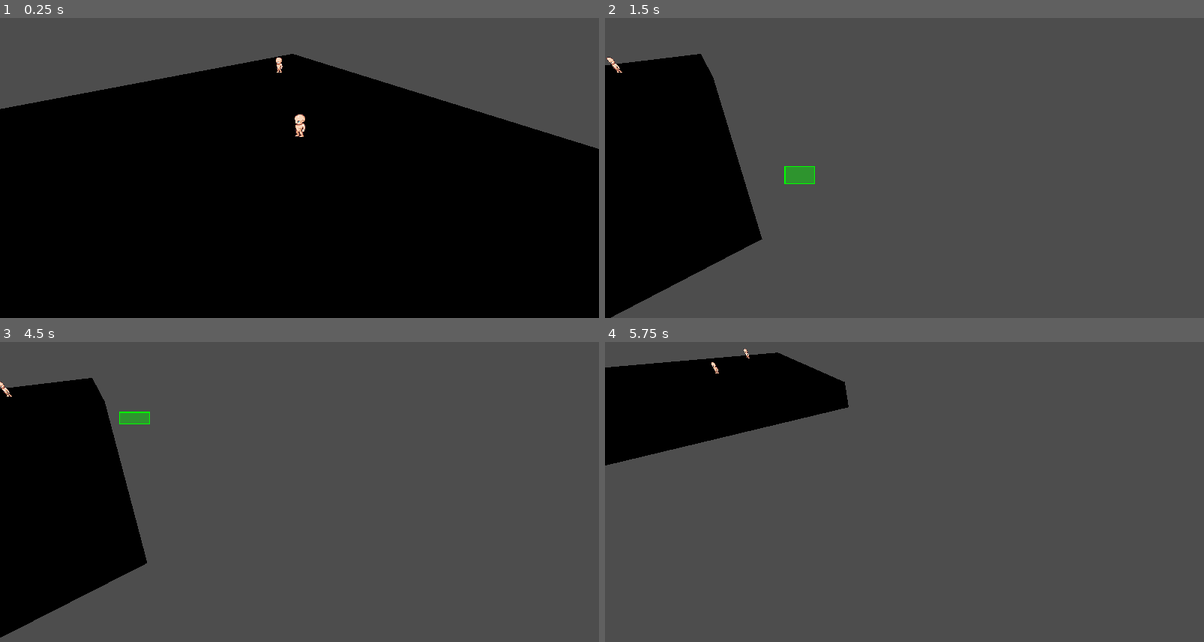
Above: before the commit, frames 1-4 (two rows, left to right).
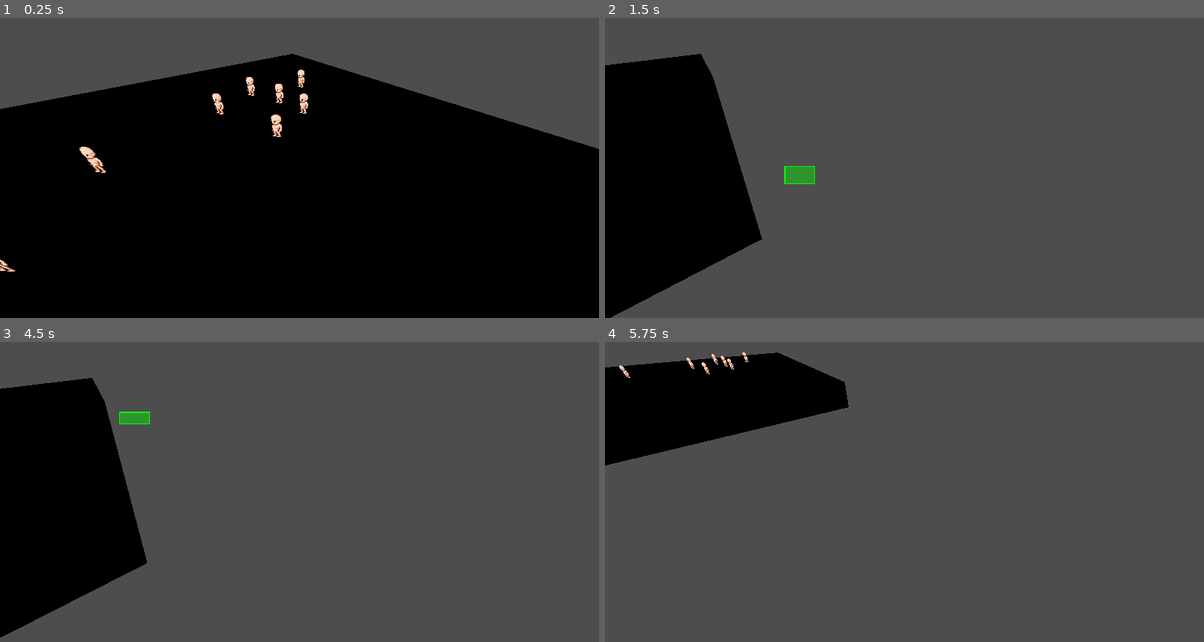
Above: after the commit, the same moments.

Repository: bragasap/gproject
Game: Godot game, scene res://test.tscn
Two runs of this game, one before a commit and one after it. Both use one fixed random seed, a clock stepped at 60 frames per second and the inputs below.
Inputs (mouse positions are in pixels of both pictures, inside the frame that each line leads up to):
- Up to frame 1 (0.25 s): no input
- Up to frame 2 (1.5 s): move the mouse to (1036, 132) at 0.52 s; hold Right (ui_right) 0.53-1.25 s; click (1036, 132) at 0.67 s; drag from (784, 168) to (874, 216) at 1.27 s
- Up to frame 3 (4.5 s): move the mouse to (359, 399) at 2.02 s; hold Right (ui_right) 2.03-2.75 s; click (359, 399) at 2.17 s; drag from (269, 540) to (119, 423) at 2.77 s; move the mouse to (479, 525) at 3.52 s; hold Left (ui_left) 3.53-4.25 s; click (479, 525) at 3.67 s; drag from (119, 423) to (209, 390) at 4.27 s
- Up to frame 4 (5.75 s): move the mouse to (934, 474) at 5.02 s; hold Down (ui_down) from 5.03 s (still down); click (934, 474) at 5.17 s

The runs differ from the first frame. In frame 1, 0.9% of the frame differs, in the area x 0-52%, y 12-85%; in frame 2, less than 0.1%; in frame 3, less than 0.1%; in frame 4, 0.2%.

Commit message:
cleaned up old code

Diff:
--- /dev/null
+++ b/basescripts/camera_3d.gd
@@ -0,0 +1,50 @@
+extends Camera3D
+#this was all vibe coded
+@export var speed: float = 12.0            # max movement speed (units/sec)
+@export var accel: float = 8.0             # acceleration for smoothing
+@export var decel: float = 10.0            # deceleration when no input
+@export var clamp_to_bounds: bool = false  # enable/disable bounds
+@export var min_bounds: Vector3 = Vector3(-100, -100, -100)
+@export var max_bounds: Vector3 = Vector3(100, 100, 100)
+
+var velocity: Vector3 = Vector3.ZERO
+
+func _physics_process(delta: float) -> void:
+	# Build input direction in camera-local XZ plane
+	var input_dir := Vector3.ZERO
+	if Input.is_action_pressed("ui_down"):
+		input_dir.z -= 1
+	if Input.is_action_pressed("ui_up"):
+		input_dir.z += 1
+	if Input.is_action_pressed("ui_left"):
+		input_dir.x -= 1
+	if Input.is_action_pressed("ui_right"):
+		input_dir.x += 1
+
+	if input_dir != Vector3.ZERO:
+		input_dir = input_dir.normalized()
+		# Convert camera-local input to world XZ plane movement
+		var right = transform.basis.x
+		var forward = -transform.basis.z
+		# zero out Y so camera moves only along XZ
+		right.y = 0
+		forward.y = 0
+		right = right.normalized()
+		forward = forward.normalized()
+		var desired = (right * input_dir.x + forward * input_dir.z).normalized() * speed
+		# smooth velocity toward desired
+		velocity = velocity.lerp(desired, clamp(accel * delta, 0.0, 1.0))
+	else:
+		# decelerate to stop
+		velocity = velocity.lerp(Vector3.ZERO, clamp(decel * delta, 0.0, 1.0))
+
+	# apply movement
+	global_translate(velocity * delta)
+
+	# optionally clamp position to world bounds
+	if clamp_to_bounds:
+		var p = global_transform.origin
+		p.x = clamp(p.x, min_bounds.x, max_bounds.x)
+		p.y = clamp(p.y, min_bounds.y, max_bounds.y)
+		p.z = clamp(p.z, min_bounds.z, max_bounds.z)
+		global_transform.origin = p
--- a/basescripts/combat.gd
+++ b/basescripts/combat.gd
@@ -19,12 +19,14 @@
 #something may still be broken here
 func attack(body:Node3D):
 	closest = get_closest()
-	body.hit(get_parent().damage,get_parent().apValue)
-	if (body.health<=0):
-		body.queue_free()
-		attacking = false
-		return
-	await get_tree().create_timer(get_parent().attackRate).timeout
+	#idk if I need to do this but uh better safe then sorry
+	if(is_instance_valid(body)):
+		body.hit(get_parent().damage,get_parent().apValue)
+		if (body.health<=0):
+			body.queue_free()
+			attacking = false
+			return
+		await get_tree().create_timer(get_parent().attackRate).timeout
 	if(body!=null):
 		attack(closest)
 	else:
--- /dev/null
+++ b/basescripts/control.gd
@@ -0,0 +1,57 @@
+extends Control
+@onready var drag_start:Vector2
+@onready var select_box: Rect2
+@onready var selecting: bool = false
+@export var faction: int = 1
+@onready var viewCamera: Camera3D = $"../Camera3D"
+const RAY_LENGTH = 1000.0
+func _input(event: InputEvent) -> void:
+	if event is InputEventMouseButton and event.button_index == MOUSE_BUTTON_RIGHT:
+		if(event.is_pressed()):
+			return
+		var from = viewCamera.project_ray_origin(event.position)
+		var to = from + viewCamera.project_ray_normal(event.position) * RAY_LENGTH
+		var space_state := viewCamera.get_world_3d().direct_space_state
+		var query := PhysicsRayQueryParameters3D.create(from, to)
+		var result := space_state.intersect_ray(query)
+				#elif(unitSelect!=null):
+		print(result["position"])
+		#work here to update per unit behavior
+		formation(get_tree().get_nodes_in_group("selected-units"),result["position"])
+	#so this works but currently cannot just click on a single unit
+	if event is InputEventMouseButton and event.button_index == MOUSE_BUTTON_LEFT:
+		if(event.is_pressed()):
+			selecting=true
+			drag_start = event.position
+		else:
+
+			selecting = false
+			queue_redraw()
+	elif selecting and event is InputEventMouseMotion:
+		var x_min = min(drag_start.x,event.position.x)
+		var y_min = min(drag_start.y,event.position.y)
+		select_box = Rect2(x_min,y_min,max(drag_start.x,event.position.x)-x_min,max(drag_start.y,event.position.y)-y_min)
+		selectUnits()
+		queue_redraw()
+	else:
+		pass
+func _draw()->void:
+	if not selecting: return
+	draw_rect(select_box, Color('#00ff0066'))
+	draw_rect(select_box, Color('00ff00'),false,2.0)
+##FIXME IM BROKE https://www.youtube.com/watch?v=NxW9t-YgJkM
+##I dont think I need to fix this anymore will figure it out later
+func selectUnits():
+	for unit in get_tree().get_nodes_in_group("team_1"):
+		if(unit.is_in_selection_box(select_box)):
+			unit.select()
+		else:
+			unit.deSelect()
+
+func formation(units:Array[Node],target:Vector3):
+		#var x = 0
+		#var y = 0
+		#var spacing =1
+		for unit in units:
+			unit.newWaypoint(target)
+		#x+=spacing
--- a/basescripts/movement.gd
+++ b/basescripts/movement.gd
@@ -7,20 +7,16 @@
 @export var movement_speed: float = 1.0
 @onready var navigation_agent: NavigationAgent3D = $"../NavigationAgent3D"
 @onready var movement_delta: float
-@onready var printTxt = false
 func _ready() -> void:
 	navigation_agent.velocity_computed.connect(Callable(_on_velocity_computed))
 
 func set_movement_target(movement_target: Vector3):
-	printTxt = true
+
 	navigation_agent.set_target_position(movement_target)
 
 func _physics_process(_delta):
 
 	if navigation_agent.is_navigation_finished():
-		if(printTxt):
-			print(unit.global_position)
-		printTxt = false
 		return
 
 	var next_path_position: Vector3 = navigation_agent.get_next_path_position()
@@ -33,34 +29,3 @@
 func _on_velocity_computed(safe_velocity: Vector3):
 	unit.velocity = safe_velocity
 	unit.move_and_slide()
-#func updateTarget(pos:Vector3):
-	#target = pos
-	#agent.set_target_position(pos)
-#func getMovement():
-	#return movement
-##something is broken here gotta fix
-#func _physics_process(_delta):
-	#if unit.global_position.distance_to(target) <= offset:
-		#unit.velocity = Vector3.ZERO
-		#movement = false
-	#else:
-		#movement = true
-	#if movement:
-		#if agent.is_navigation_finished():
-			#unit.velocity = Vector3.ZERO
-			#movement = false
-		#var curLoc = unit.global_transform.origin
-		#var nextLoc = agent.get_next_path_position()
-		#var newVel = (nextLoc-curLoc).normalized() * speed
-		##if newVel.length() > 0.01:
-			##var look_dir = newVel.normalized()
-			##unit.look_at(unit.global_transform.origin + look_dir, Vector3.UP)
-		#unit.velocity = newVel
-		#if agent.avoidance_enabled:
-			#agent.set_velocity(newVel)
-		#else:
-			#_on_navigation_agent_3d_velocity_computed(newVel)
-		#unit.move_and_slide()
-#func _on_navigation_agent_3d_velocity_computed(safe_velocity: Vector3) -> void:
-	#unit.velocity = safe_velocity
-	#pass # Replace with function body.
--- a/basescripts/unit.gd
+++ b/basescripts/unit.gd
@@ -15,7 +15,7 @@
 @onready var cam: Camera3D = $"../player/Camera3D"
 func _ready() -> void:
 	add_to_group("team_%d" % faction)
-	print(get_groups())
+	#print(get_groups())
 	friendly.append(faction)
 	health = maxHealth
 	deSelect()
--- /dev/null
+++ b/player.tscn
@@ -0,0 +1,17 @@
+[gd_scene format=3 uid="uid://ckudr8chj1kgo"]
+
+[ext_resource type="Script" uid="uid://br1seygui4q2b" path="res://basescripts/player.gd" id="1_i3pqv"]
+[ext_resource type="Script" uid="uid://ckp4b53u6oy0k" path="res://basescripts/control.gd" id="2_hqtel"]
+[ext_resource type="Script" uid="uid://cb4eam8v584o8" path="res://basescripts/camera_3d.gd" id="3_sweqy"]
+
+[node name="player" type="Node3D" unique_id=1666066983]
+script = ExtResource("1_i3pqv")
+
+[node name="Control" type="Control" parent="." unique_id=827479672]
+layout_mode = 3
+anchors_preset = 0
+script = ExtResource("2_hqtel")
+
+[node name="Camera3D" type="Camera3D" parent="." unique_id=1091011035]
+transform = Transform3D(0.78074676, 0.37162098, -0.5023269, 0, 0.80391914, 0.5947386, 0.6248476, -0.46434024, 0.6276573, -0.00044083595, -0.0002706051, 7.367134e-05)
+script = ExtResource("3_sweqy")
--- a/project.godot
+++ b/project.godot
@@ -8,9 +8,13 @@
 
 config_version=5
 
+[animation]
+
+compatibility/default_parent_skeleton_in_mesh_instance_3d=true
+
 [application]
 
 config/name="New Game Project"
 run/main_scene="uid://b6vf1aji6dy38"
-config/features=PackedStringArray("4.5", "Forward Plus")
+config/features=PackedStringArray("4.6", "Forward Plus")
 config/icon="res://icon.svg"
--- a/test.tscn
+++ b/test.tscn
@@ -1,9 +1,7 @@
-[gd_scene load_steps=9 format=3 uid="uid://b6vf1aji6dy38"]
+[gd_scene format=3 uid="uid://b6vf1aji6dy38"]
 
 [ext_resource type="PackedScene" uid="uid://mgp02mkor0at" path="res://unit.tscn" id="1_37kl0"]
-[ext_resource type="Script" uid="uid://ckp4b53u6oy0k" path="res://control.gd" id="1_ykrsh"]
-[ext_resource type="Script" uid="uid://br1seygui4q2b" path="res://basescripts/player.gd" id="3_6uqi0"]
-[ext_resource type="Script" uid="uid://cb4eam8v584o8" path="res://camera_3d.gd" id="4_ppyta"]
+[ext_resource type="PackedScene" uid="uid://ckudr8chj1kgo" path="res://player.tscn" id="2_8uh7m"]
 
 [sub_resource type="NavigationMesh" id="NavigationMesh_37kl0"]
 vertices = PackedVector3Array(-4.5, 0.26236486, -4.5, -4.5, 0.26236486, 4.5, 4.5, 0.26236486, 4.5, 4.5, 0.26236486, -4.5)
@@ -17,37 +15,54 @@
 [sub_resource type="StandardMaterial3D" id="StandardMaterial3D_37kl0"]
 albedo_color = Color(0.1148968, 0.11489681, 0.1148968, 1)
 
-[node name="Test" type="Node3D"]
+[node name="Test" type="Node3D" unique_id=1897950056]
 
-[node name="Control" type="Control" parent="."]
-layout_mode = 3
-anchors_preset = 0
-script = ExtResource("1_ykrsh")
+[node name="unit7" parent="." unique_id=562985554 instance=ExtResource("1_37kl0")]
+transform = Transform3D(1, 0, 0, 0, 1, 0, 0, 0, 1, 1.7189229, 0.03575495, -1.1778064)
 
-[node name="unit5" parent="." instance=ExtResource("1_37kl0")]
-transform = Transform3D(1, 0, 0, 0, 1, 0, 0, 0, 1, 2.9560437, 0.058766067, -2.9873471)
+[node name="unit8" parent="." unique_id=1721048492 instance=ExtResource("1_37kl0")]
+transform = Transform3D(1, 0, 0, 0, 1, 0, 0, 0, 1, 0.91506386, -0.046022236, -0.09639406)
 
-[node name="unit4" parent="." instance=ExtResource("1_37kl0")]
-transform = Transform3D(1, 0, 0, 0, 1, 0, 0, 0, 1, 1.239, -0.023011237, 0.163)
+[node name="unit9" parent="." unique_id=449320740 instance=ExtResource("1_37kl0")]
+transform = Transform3D(1, 0, 0, 0, 1, 0, 0, 0, 1, 0.4312446, 0.035755068, -1.5059831)
+maxHealth = 30.0
 
-[node name="NavigationRegion3D" type="NavigationRegion3D" parent="."]
+[node name="unit5" parent="." unique_id=46743672 instance=ExtResource("1_37kl0")]
+transform = Transform3D(1, 0, 0, 0, 1, 0, 0, 0, 1, 2.6909564, 0.058766067, -1.5971729)
+
+[node name="unit4" parent="." unique_id=1208632795 instance=ExtResource("1_37kl0")]
+transform = Transform3D(1, 0, 0, 0, 1, 0, 0, 0, 1, 1.8870975, -0.023011118, -0.51576054)
+
+[node name="unit6" parent="." unique_id=400875902 instance=ExtResource("1_37kl0")]
+transform = Transform3D(1, 0, 0, 0, 1, 0, 0, 0, 1, 1.4032784, 0.058766186, -1.9253497)
+maxHealth = 30.0
+
+[node name="NavigationRegion3D" type="NavigationRegion3D" parent="." unique_id=1883380005]
 navigation_mesh = SubResource("NavigationMesh_37kl0")
 
-[node name="ground" type="StaticBody3D" parent="NavigationRegion3D"]
+[node name="ground" type="StaticBody3D" parent="NavigationRegion3D" unique_id=21700728]
 transform = Transform3D(1, 0, 0, 0, 1, 0, 0, 0, 1, 0, -0.73763514, 0)
 
-[node name="CollisionShape3D" type="CollisionShape3D" parent="NavigationRegion3D/ground"]
+[node name="CollisionShape3D" type="CollisionShape3D" parent="NavigationRegion3D/ground" unique_id=720744263]
 shape = SubResource("BoxShape3D_8uh7m")
 
-[node name="MeshInstance3D" type="MeshInstance3D" parent="NavigationRegion3D/ground/CollisionShape3D"]
+[node name="MeshInstance3D" type="MeshInstance3D" parent="NavigationRegion3D/ground/CollisionShape3D" unique_id=1570771373]
 transform = Transform3D(10, 0, 0, 0, 1, 0, 0, 0, 10, 0, 0, 0)
 mesh = SubResource("BoxMesh_6uqi0")
 surface_material_override/0 = SubResource("StandardMaterial3D_37kl0")
 
-[node name="player" type="Node3D" parent="."]
+[node name="player" parent="." unique_id=1666066983 instance=ExtResource("2_8uh7m")]
 transform = Transform3D(1, 0, 0, 0, 1, 0, 0, 0, 1, -0.8771783, 1.9747307, 2.805)
-script = ExtResource("3_6uqi0")
 
-[node name="Camera3D" type="Camera3D" parent="player"]
-transform = Transform3D(0.78074676, 0.37162098, -0.5023269, 0, 0.80391914, 0.5947386, 0.6248476, -0.46434024, 0.6276573, -0.00044083595, -0.0002706051, 7.367134e-05)
-script = ExtResource("4_ppyta")
+[node name="unit10" parent="." unique_id=1794867208 instance=ExtResource("1_37kl0")]
+transform = Transform3D(1, 0, 0, 0, 1, 0, 0, 0, 1, -1.6364648, 0.03575495, -0.813462)
+faction = 2
+
+[node name="unit11" parent="." unique_id=1650141737 instance=ExtResource("1_37kl0")]
+transform = Transform3D(1, 0, 0, 0, 1, 0, 0, 0, 1, -2.4403238, -0.046022236, 0.2679503)
+faction = 2
+
+[node name="unit12" parent="." unique_id=1958120701 instance=ExtResource("1_37kl0")]
+transform = Transform3D(1, 0, 0, 0, 1, 0, 0, 0, 1, -2.924143, 0.035755068, -1.1416388)
+maxHealth = 30.0
+faction = 2
--- a/unit.tscn
+++ b/unit.tscn
@@ -144,23 +144,23 @@
 height = 0.5
 radius = 1.0
 
-[node name="unit" type="CharacterBody3D"]
+[node name="unit" type="CharacterBody3D" unique_id=562985554]
 collision_layer = 3
 collision_mask = 3
 script = ExtResource("1_ctwoc")
 maxHealth = 50.0
 damage = 10.0
 
-[node name="combat" type="Node" parent="."]
+[node name="combat" type="Node" parent="." unique_id=596114183]
 script = ExtResource("2_baxm0")
 
-[node name="animator" type="Node" parent="."]
+[node name="animator" type="Node" parent="." unique_id=1895559353]
 script = ExtResource("2_1sk4h")
 
-[node name="movement" type="Node" parent="."]
+[node name="movement" type="Node" parent="." unique_id=34622256]
 script = ExtResource("2_5wnup")
 
-[node name="Sprite3D" type="Sprite3D" parent="."]
+[node name="Sprite3D" type="Sprite3D" parent="." unique_id=2032457401]
 billboard = 2
 texture_filter = 0
 texture = ExtResource("1_a202f")
@@ -170,27 +170,25 @@
 region_enabled = true
 region_rect = Rect2(0, 8, 832, 3456)
 
-[node name="AnimationPlayer" type="AnimationPlayer" parent="Sprite3D"]
-libraries = {
-&"": SubResource("AnimationLibrary_r3fl7")
-}
+[node name="AnimationPlayer" type="AnimationPlayer" parent="Sprite3D" unique_id=1045410233]
+libraries/ = SubResource("AnimationLibrary_r3fl7")
 
-[node name="CollisionShape3D" type="CollisionShape3D" parent="."]
+[node name="CollisionShape3D" type="CollisionShape3D" parent="." unique_id=211941461]
 transform = Transform3D(1, 0, 0, 0, 1, 0, 0, 0, 1, -0.0043792725, 0.025367737, -0.018554688)
 shape = SubResource("BoxShape3D_a202f")
 
-[node name="NavigationAgent3D" type="NavigationAgent3D" parent="."]
+[node name="NavigationAgent3D" type="NavigationAgent3D" parent="." unique_id=1082848018]
 path_desired_distance = 0.1
 target_desired_distance = 0.1
 avoidance_enabled = true
 radius = 0.2
 
-[node name="AttackRange" type="Area3D" parent="."]
+[node name="AttackRange" type="Area3D" parent="." unique_id=988537805]
 
-[node name="CollisionShape3D" type="CollisionShape3D" parent="AttackRange"]
+[node name="CollisionShape3D" type="CollisionShape3D" parent="AttackRange" unique_id=1169136827]
 shape = SubResource("CylinderShape3D_1sk4h")
 
-[node name="selector" type="Sprite3D" parent="."]
+[node name="selector" type="Sprite3D" parent="." unique_id=372400759]
 transform = Transform3D(0.25, 0, 0, 0, -1.0927847e-08, 0.25, 0, -0.25, -1.0927847e-08, 0, -0.2, 0)
 texture = ExtResource("6_baxm0")
 
Not shown, added: basescripts/camera_3d.gd.uid
Not shown, added: basescripts/control.gd.uid
Not shown: 1 places in dummy.tscn that only renumber resources
Not shown: 1 places in unit.tscn that only renumber resources
